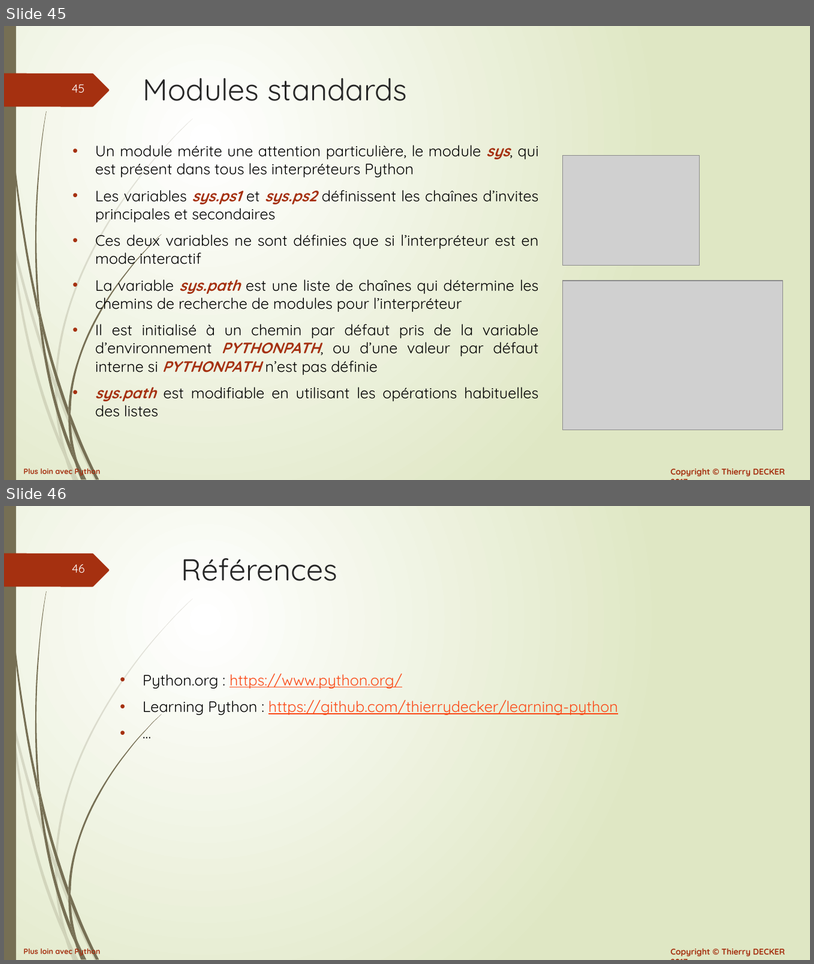
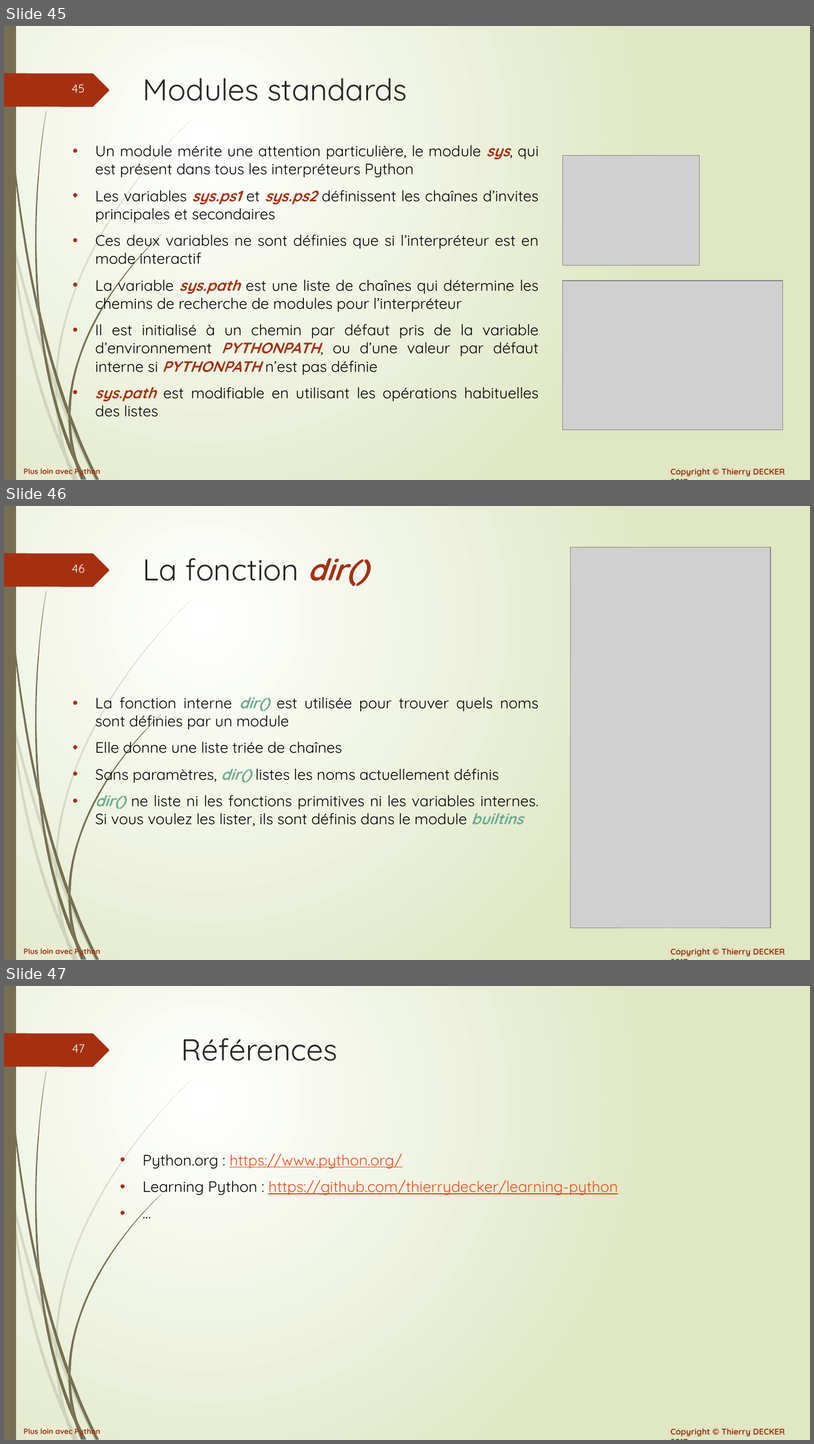
Before and after one commit to VikmanTheRacoon/learning-python, a slide deck: documentations/python-102.pptx. Shown one above the other, each under a label of ours: slides 45 and 46 before the commit, slides 45, 46 and 47 after it. The pictures are 814x964 and 814x1444 pixels, drawn with LibreOffice and Linux fonts; fonts in the diff are those of the drawing; grey boxes stand for pictures. Boxes give left, top, right and bottom in pixels: in the first picture for what was removed or moved away, otherwise in the second. Text is boxed around its words. In the diff, an @@ line names an element or a change of style, - is before the commit and + after.

```diff
--- a/documentations/python-102.pptx
+++ b/documentations/python-102.pptx
@@ slide 46 added at [4,506,810,960], background gradient #FFFFFF to #DFE8C4; not listed: 27 template elements that a slide beside it also shows @@
@@ title added at [143,558,368,586], 36 pt, text #262626 @@
+La fonction dir()
@@ picture added at [571,547,771,928] @@
@@ text added at [95,697,539,826], 18 pt, text #000000 @@
+• La fonction interne dir() est utilisée pour trouver quels noms sont définies par un module
+• Elle donne une liste triée de chaînes
+• Sans paramètres, dir() listes les noms actuellement définis
+• dir() ne liste ni les fonctions primitives ni les variables internes. Si vous voulez les lister, ils sont définis dans le module builtins
@@ what was slide 46 is now slide 47 @@
@@ page number at [72,1044,85,1053]: text changed @@
-46
+47
```
Also in this commit, not shown: 1 other file.
